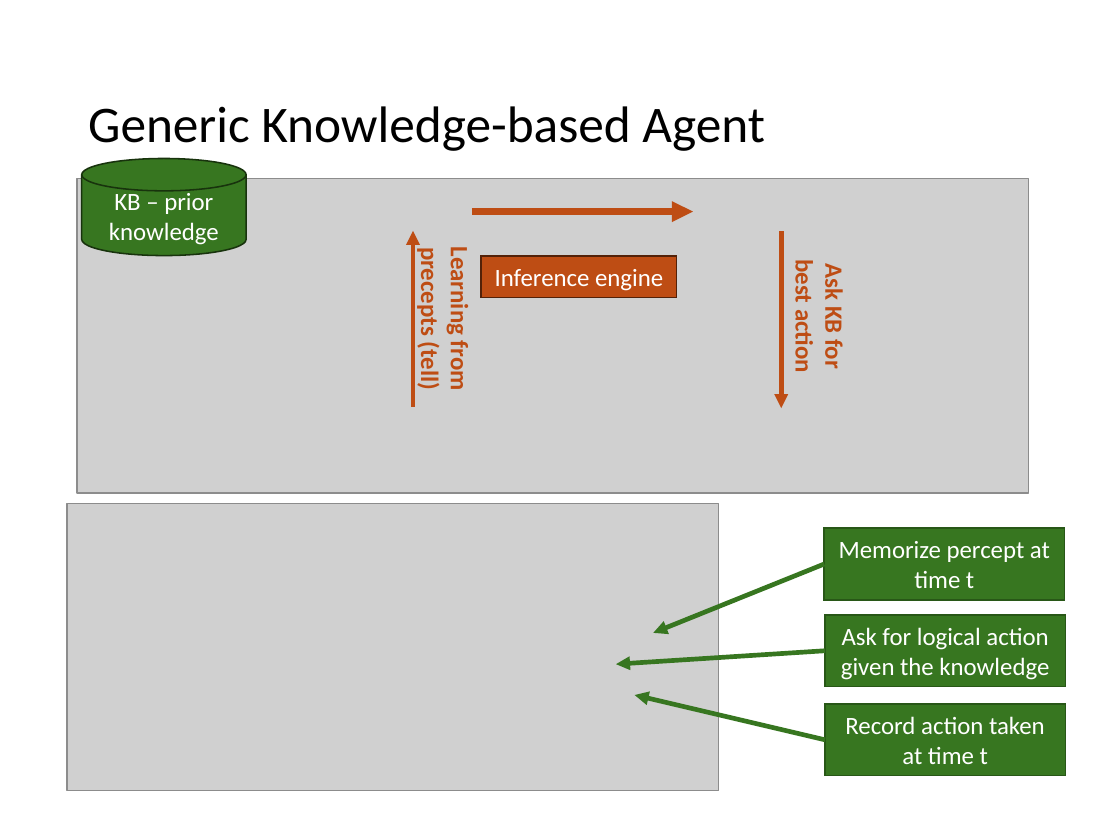
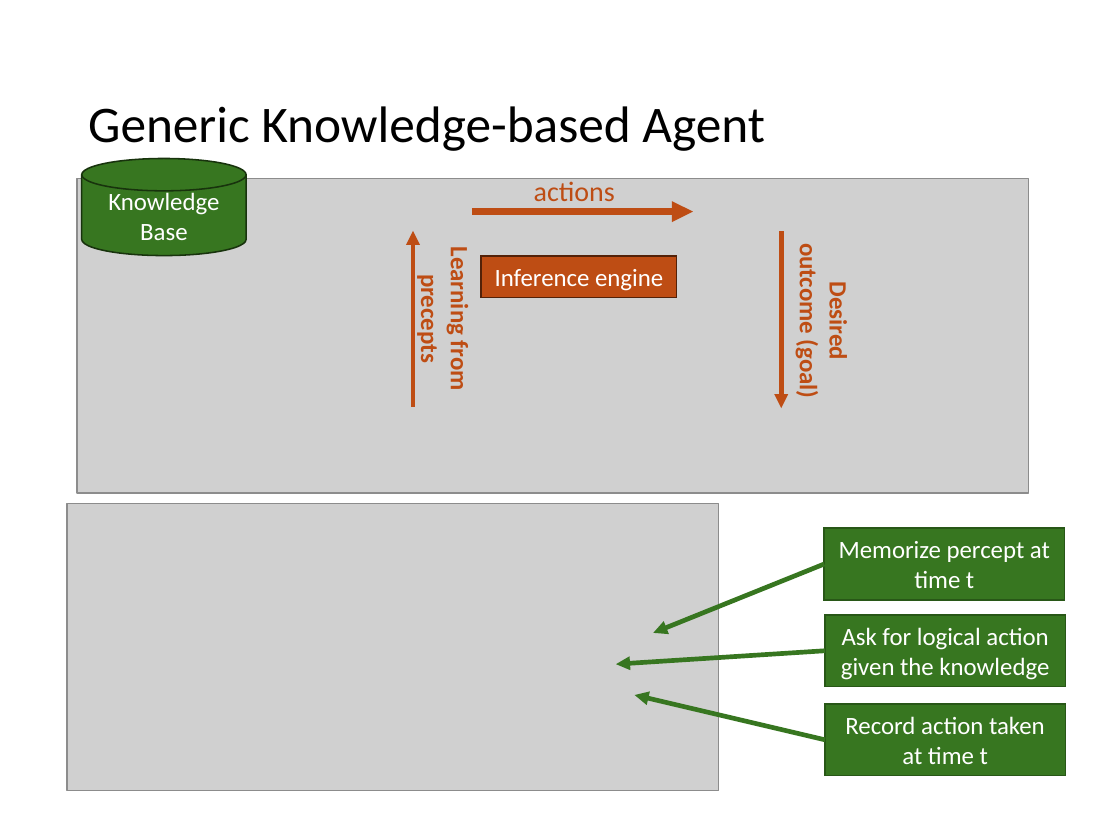
Before and after one commit to mhahsler/Introduction_to_Artificial_Intelligence, a slide deck: slide 6 of slides/07_knowledge-based.pptx. Drawn at 1120x840 pixels with LibreOffice and Linux fonts; fonts in the diff are those of the drawing; grey boxes stand for pictures. Boxes give left, top, right and bottom in pixels: in the first picture for what was removed or moved away, otherwise in the second. Text is boxed around its words. In the diff, an @@ line names an element or a change of style, - is before the commit and + after.

```diff
--- a/slides/07_knowledge-based.pptx
+++ b/slides/07_knowledge-based.pptx
@@ text added at (534, 178, 615, 201), 18 pt, text #BE4D14 @@
+actions
@@ text in cylinder at (108, 189, 219, 240): text changed @@
-KB – prior knowledge
+Knowledge Base
@@ text at (414, 255, 474, 389): text changed @@
-Learning from precepts (tell)
+Learning from precepts
@@ text at (793, 252, 853, 396): text changed @@
-Ask KB for best action
+Desired outcome (goal)
```
Also in this commit, not shown: 1 slide added, 8 other files.
